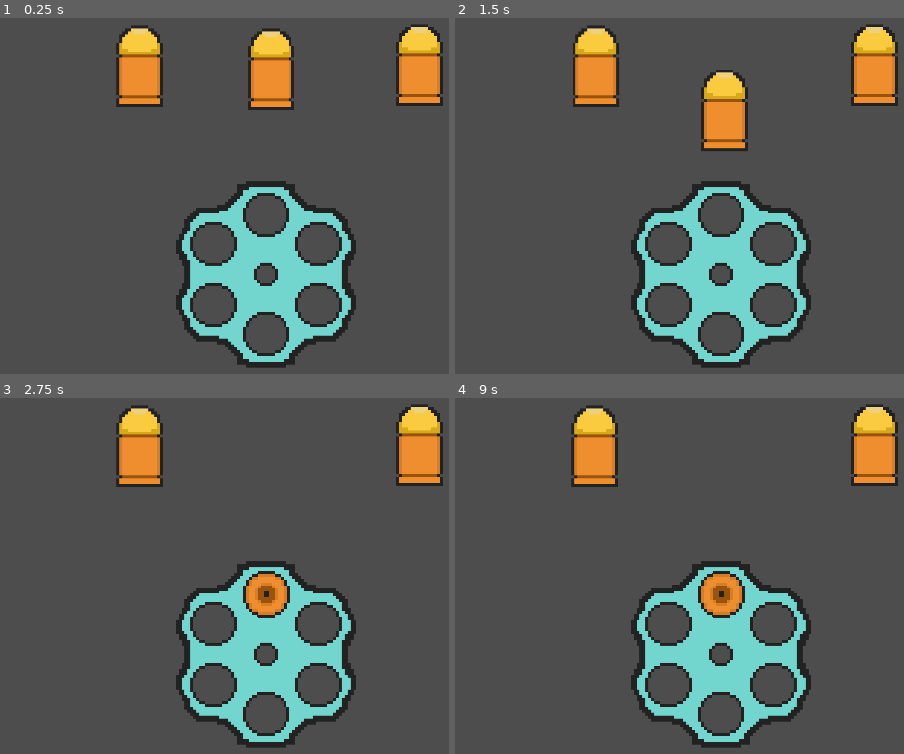
Above: before the commit, frames 1-4 (two rows, left to right).
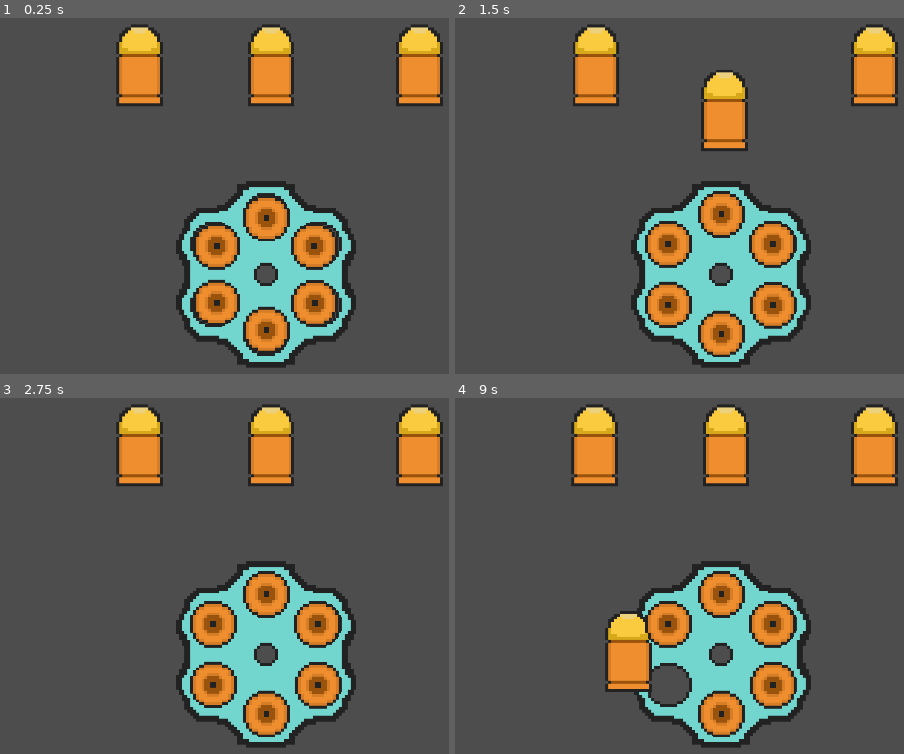
Above: after the commit, the same moments.

Repository: Meemog/GMTK2025
Game: Godot game, scene res://Scenes/update_chamber_overlay.tscn
The game is run twice, just before and just after one commit, with the same random seed, the same clock (stepped at 60 frames per second) and the same inputs. This scene is started directly instead of the project's main scene.
Inputs (mouse positions are in pixels of both pictures, inside the frame that each line leads up to):
- Up to frame 1 (0.25 s): no input
- Up to frame 2 (1.5 s): drag from (594, 67) to (872, 64) at 0.52 s; drag from (724, 67) to (719, 213) at 1.27 s
- Up to frame 3 (2.75 s): move the mouse to (417, 444) at 2.02 s; hold D (right) from 2.03 s (still down); tap Space (dash) at 2.1 s; click (417, 444) at 2.17 s
- Up to frame 4 (9 s): release D (right) at 2.75 s; tap Enter at 2.75, 5, 6.5 s; drag from (719, 597) to (872, 444) at 2.77 s; move the mouse to (outside the picture) at 3.52 s; hold A (left) 3.53-4.25 s; tap Space (dash) at 3.6, 4.25, 5.1, 5.75, 6.6, 7.25, 8.1 s; click (outside the picture) at 3.67 s; drag from (481, 533) to (719, 593) at 4.27 s; move the mouse to (760, 600) at 5.02 s; hold S (down) 5.03-5.75 s; click (760, 600) at 5.17 s; drag from (603, 487) to (773, 625) at 5.77 s; move the mouse to (899, 579) at 6.52 s; hold W (up) 6.53-7.25 s; click (899, 579) at 6.67 s; drag from (562, 622) to (773, 625) at 7.27 s; move the mouse to (800, 501) at 8.02 s; hold S (down) 8.03-8.75 s; click (800, 501) at 8.17 s; drag from (679, 689) to (481, 533) at 8.77 s

The runs differ from the first frame. In frame 1, 7.7% of the frame differs, in the area x 25-99%, y 1-95%; in frame 2, 6.3%; in frame 3, 7.5%; in frame 4, 8.7%, in the area x 25-99%, y 1-96%.

Commit message:
added bullet resource, updateChamberOverlay now instantiates new bullets each time, fixed some issues with dragging+dropping bullets

Diff:
--- /dev/null
+++ b/main/Bullets/basic_bullet.tres
@@ -0,0 +1,16 @@
+[gd_resource type="Resource" script_class="Bullet" load_steps=4 format=3 uid="uid://d31b3s2ga4wl0"]
+
+[ext_resource type="Texture2D" uid="uid://bxe202d5ncs1p" path="res://Assets/bullet_back.png" id="1_874rl"]
+[ext_resource type="Script" uid="uid://cnexkc647mh6q" path="res://Data/bullet.gd" id="1_v015l"]
+[ext_resource type="Texture2D" uid="uid://h43o6qoaixia" path="res://Assets/bullets.png" id="3_2mpsp"]
+
+[resource]
+script = ExtResource("1_v015l")
+name = "Basic Bullet"
+damage = 10.0
+knockback = 10.0
+speed = 10.0
+description = "Simple, effective."
+side_view_texture = ExtResource("3_2mpsp")
+back_view_texture = ExtResource("1_874rl")
+metadata/_custom_type_script = "uid://cnexkc647mh6q"
--- /dev/null
+++ b/main/Data/bullet.gd
@@ -0,0 +1,13 @@
+class_name Bullet
+extends Resource
+
+@export_group("Bullet Attributes")
+@export var name : String
+@export var damage : float
+@export var knockback : float
+@export var speed : float
+@export_multiline var description : String
+
+@export_group("Bullet Visuals")
+@export var side_view_texture : Texture
+@export var back_view_texture : Texture
--- a/main/Scenes/update_chamber_overlay.tscn
+++ b/main/Scenes/update_chamber_overlay.tscn
@@ -1,26 +1,22 @@
-[gd_scene load_steps=5 format=3 uid="uid://8yxh4i3gbno6"]
+[gd_scene load_steps=7 format=3 uid="uid://8yxh4i3gbno6"]
 
-[ext_resource type="PackedScene" uid="uid://dq2ri0uhx4c2q" path="res://Scenes/BulletUI/bullet_ui.tscn" id="1_5s08j"]
+[ext_resource type="Script" uid="uid://sn255n80qkuw" path="res://Scripts/BulletUI/bullet_shop.gd" id="1_xriw6"]
+[ext_resource type="Script" uid="uid://cnexkc647mh6q" path="res://Data/bullet.gd" id="2_51cbe"]
 [ext_resource type="Texture2D" uid="uid://da7jx2vwaeisd" path="res://Assets/Revolver_Chamber.png" id="2_73t04"]
+[ext_resource type="Resource" uid="uid://d31b3s2ga4wl0" path="res://Bullets/basic_bullet.tres" id="3_rsory"]
 [ext_resource type="PackedScene" uid="uid://485vay2bk2al" path="res://Scenes/BulletUI/chamber.tscn" id="4_rsory"]
 [ext_resource type="Script" uid="uid://diecs3i7dcky4" path="res://Scripts/BulletUI/revolver.gd" id="4_xriw6"]
 
 [node name="UpdateChamberOverlay" type="Node2D"]
 
-[node name="BulletManager" type="Node2D" parent="." groups=["BULLET_UI_MANAGER"]]
-
-[node name="BulletUI" parent="BulletManager" instance=ExtResource("1_5s08j")]
-position = Vector2(655, 162)
-
-[node name="BulletUI2" parent="BulletManager" instance=ExtResource("1_5s08j")]
-position = Vector2(971, 169)
-
-[node name="BulletUI3" parent="BulletManager" instance=ExtResource("1_5s08j")]
-position = Vector2(1328, 159)
+[node name="BulletShop" type="Node2D" parent="." groups=["BULLET_UI_MANAGER"]]
+script = ExtResource("1_xriw6")
+bullet_types = Array[ExtResource("2_51cbe")]([ExtResource("3_rsory")])
 
 [node name="Revolver" type="Node2D" parent="."]
 position = Vector2(959, 670)
 script = ExtResource("4_xriw6")
+basic_bullet = ExtResource("3_rsory")
 metadata/_edit_group_ = true
 
 [node name="Sprite2D" type="Sprite2D" parent="Revolver"]
--- a/main/Scripts/BulletUI/bullet_UI.gd
+++ b/main/Scripts/BulletUI/bullet_UI.gd
@@ -6,13 +6,13 @@
 @onready var collision_shape_2d: CollisionShape2D = $ClickDragArea/CollisionShape2D
 
 var dragging : bool = false
-
 var return_position : Vector2
 var chambers_hovering_over : Array[Chamber] = []
-
 var chambered : bool = false
 var chamber : Chamber = null
 var showing_side_view : bool = true
+
+var data : Bullet = null
 
 func _ready() -> void:
 	return_position = global_position
@@ -27,12 +27,13 @@
 func _input(event: InputEvent) -> void:
 	if event is InputEventMouseButton:
 		if event.button_index == MOUSE_BUTTON_LEFT and not event.pressed:
+			if dragging:
+				var closest_new_chamber = get_closest_chamber()
+				if closest_new_chamber:
+					closest_new_chamber.insert_bullet(self)
+				if chambered:
+					switch_view(false)
 			dragging = false
-			var closest_new_chamber = get_closest_chamber()
-			if closest_new_chamber:
-				closest_new_chamber.insert_bullet(self)
-			if chambered:
-				switch_view(false)
 
 func get_closest_chamber() -> Chamber:
 	if len(chambers_hovering_over) == 0:
@@ -43,6 +44,7 @@
 	for i in range(1, len(chambers_hovering_over), 1):
 		if global_position.distance_to(chambers_hovering_over[i].global_position) < global_position.distance_to(closest.global_position):
 			closest = chambers_hovering_over[i]
+	chambers_hovering_over = []
 	return closest
 
 func switch_view(side_view : bool) -> void:
--- /dev/null
+++ b/main/Scripts/BulletUI/bullet_shop.gd
@@ -0,0 +1,35 @@
+class_name BulletShop
+extends Node2D
+
+# What the shop needs to do:
+
+# Choose three random bullets types
+# Instantiate and position them correctly
+# Set each new bullets "bought" status to false
+# Once one bullet is clicked the other two vanish
+
+@export var bullet_types : Array[Bullet]
+
+var bullet_ui: PackedScene = preload("res://Scenes/BulletUI/bullet_ui.tscn")
+var bullet_positions : Array[Vector2] = [Vector2(655, 160), Vector2(971, 160), Vector2(1328, 160)]
+
+func _ready() -> void:
+	refresh_shop()
+
+func refresh_shop() -> void:
+	var new_bullets = select_new_bullet_types()
+	instantiate_new_bullets(new_bullets)
+
+func select_new_bullet_types() -> Array[Bullet]:
+	var i = randi() % len(bullet_types)
+	var j = randi() % len(bullet_types)
+	var k = randi() % len(bullet_types)
+
+	return [bullet_types[i].duplicate(), bullet_types[j].duplicate(), bullet_types[k].duplicate()]
+
+func instantiate_new_bullets(new_bullets : Array[Bullet]) -> void:
+	for i in range(len(new_bullets)):
+		var bullet_instance = bullet_ui.instantiate()
+		bullet_instance.data = new_bullets[i]
+		bullet_instance.position = bullet_positions[i]
+		add_child(bullet_instance)
--- a/main/Scripts/BulletUI/chamber.gd
+++ b/main/Scripts/BulletUI/chamber.gd
@@ -1,7 +1,7 @@
 class_name Chamber
 extends Area2D
 
-signal new_bullet_inserted(new_bullet : BulletUI)
+signal new_bullet_inserted(chamber : Chamber, bullet : Bullet)
 
 var current_bullet : BulletUI = null
 var bullet_manager : Node2D = null
@@ -30,5 +30,6 @@
 	bullet.return_position = self.global_position
 	bullet.chambered = true
 	bullet.chamber = self
+	bullet.switch_view(false)
 	current_bullet = bullet
-	new_bullet_inserted.emit(bullet)
+	new_bullet_inserted.emit(self, bullet.data)
--- a/main/Scripts/BulletUI/revolver.gd
+++ b/main/Scripts/BulletUI/revolver.gd
@@ -1,13 +1,30 @@
 class_name Revolver
 extends Node2D
 
+var bullet_ui: PackedScene = preload("res://Scenes/BulletUI/bullet_ui.tscn")
+@export var basic_bullet : Resource
+
 var chambers : Array[Chamber] = []
+var bullets : Array[Bullet] = [null, null, null, null, null, null]
 
 func _ready() -> void:
 	for child in get_children():
 		if child is Chamber:
 			chambers.append(child)
 			child.new_bullet_inserted.connect(_on_new_bullet_inserted)
+	populate()
 
-func _on_new_bullet_inserted(bullet : BulletUI) -> void:
-	print("New Bullet Inserted!")
+func populate() -> void:
+	for chamber in chambers:
+		var new_bullet = bullet_ui.instantiate()
+		new_bullet.data = basic_bullet.duplicate()
+		add_child(new_bullet)
+		chamber.insert_bullet(new_bullet)
+	print(bullets)
+
+func _on_new_bullet_inserted(chamber : Chamber, bullet : Bullet) -> void:
+	for i in range(len(chambers)):
+		if chambers[i].current_bullet:
+			bullets[i] = chambers[i].current_bullet.data
+		else:
+			bullets[i] = null
Not shown, added: main/Data/bullet.gd.uid
Not shown, added: main/Scripts/BulletUI/bullet_shop.gd.uid
